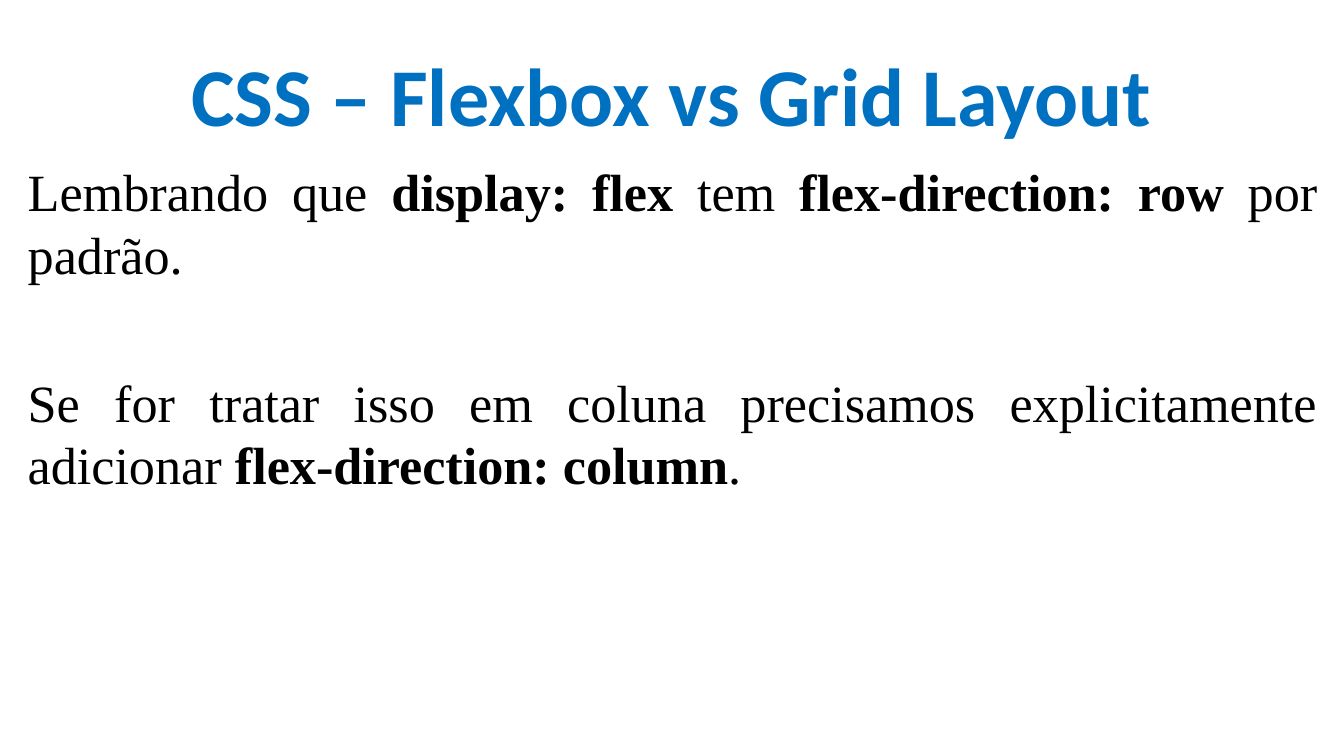
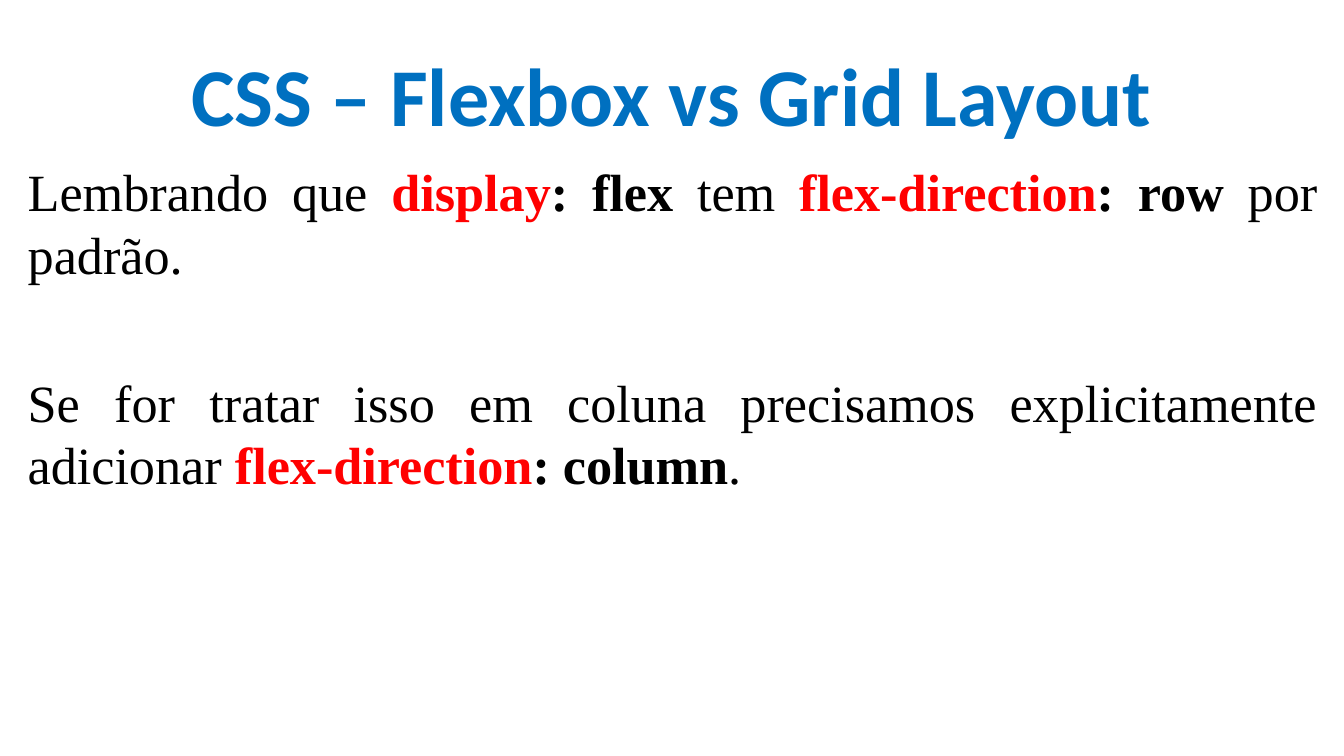
Before and after one commit to CloudEducationBrazil/WydenDesenvolvimentoWebPHP, a slide deck: slide 22 of 01 Classes/Aula 06 Desenvolvimento Web PHP - CSS.pptx. Drawn at 1344x756 pixels with LibreOffice and Linux fonts; fonts in the diff are those of the drawing; background and template pictures are left out. Boxes give left, top, right and bottom in pixels: in the first picture for what was removed or moved away, otherwise in the second. Text is boxed around its words. In the diff, an @@ line names an element or a change of style, - is before the commit and + after.

```diff
--- a/01 Classes/Aula 06 Desenvolvimento Web PHP - CSS.pptx
+++ b/01 Classes/Aula 06 Desenvolvimento Web PHP - CSS.pptx
@@ text "Lembrando que display: flex tem ..." at [28,174,1318,485]: text colour #000000 to #FF0000 in "display: flex-direction:", "flex-direction:" @@
```
Also in this commit, not shown: 5 other slides changed, 1 other file.
